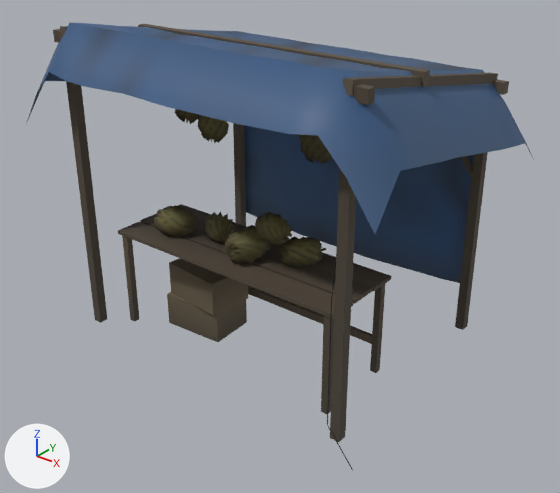
Before and after pictures for a commit that changed the Blender file art/fruit_stall/fruit_stall.blend.
Both versions are drawn from a 50 mm camera at (3.31, -3.28, 3.24) aimed at (0.13, 0.69, 0.77). Arrows for +X, +Y and +Z are at lower left; the lights stay in place. The first picture is the older version.

In view in the first picture: 'FruitStall'.
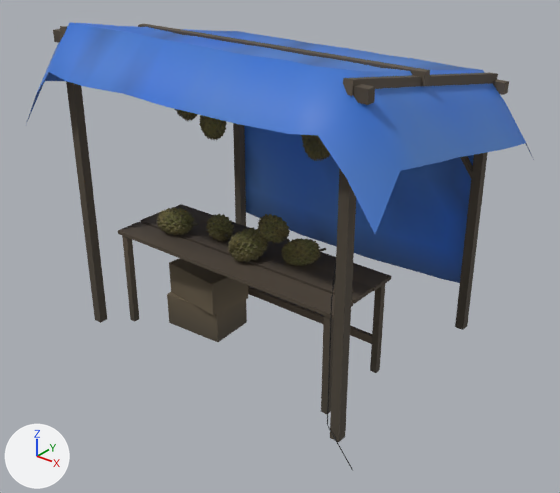
Location of each change, [x1, y1, x2, y2] in pixels of the pictures (560 x 493 px; the box of a moved part takes in the faces that stretch with it):
part 1 of me_fruitstall, moved or reshaped
    before: [153, 205, 323, 268]
    after: [156, 207, 321, 266]
part 2 of me_fruitstall, moved or reshaped
    before: [175, 109, 229, 143]
    after: [175, 109, 227, 141]
part 3 of me_fruitstall, moved or reshaped
    before: [299, 134, 332, 164]
    after: [301, 135, 330, 161]
part 4 of me_fruitstall, recoloured (dark blue to blue)
    both: [30, 22, 527, 283]

The change in detail:
me_fruitstall is used by ob_fruitstall; location (0.0, 0.0, 0.0).
me_fruitstall had 1995 vertices, 1994 faces and spanned x -1.47..1.47, y -0.22..1.88, z 0.0..2.33.
me_fruitstall now has 3019 vertices, 5162 faces and spans x -1.47..1.47, y -0.22..1.88, z 0.0..2.33.
me_fruitstall part 1: 26 vertices moved from x -0.75..0.52, y 0.26..0.64, z 0.8..1.04 to x -0.73..0.51, y 0.28..0.64, z 0.8..1.04; 752 vertices removed from x -0.79..0.56, y 0.22..0.7, z 0.76..1.13; 1392 vertices added at x -0.77..0.55, y 0.24..0.69, z 0.77..1.12.
me_fruitstall part 2: 19 vertices moved from x -0.82..-0.39, y 0.63..0.77, z 1.47..1.83 to x -0.82..-0.4, y 0.64..0.76, z 1.49..1.81; 291 vertices removed from x -0.86..-0.39, y 0.58..0.82, z 1.44..1.86; 547 vertices added at x -0.85..-0.4, y 0.59..0.81, z 1.45..1.84.
me_fruitstall part 3: 5 vertices moved from x 0.35..0.54, y 0.64..0.76, z 1.53..1.67 to x 0.35..0.54, y 0.64..0.74, z 1.52..1.67; 152 vertices removed from x 0.32..0.58, y 0.57..0.82, z 1.49..1.82; 280 vertices added at x 0.34..0.56, y 0.59..0.81, z 1.5..1.81.
me_fruitstall part 4: 220 kept faces spanning x -1.47..1.47, y -0.22..1.88, z 0.3..2.33 get new vertex colours; the middle colour goes from dark blue #39577b to blue #3f75cd.
